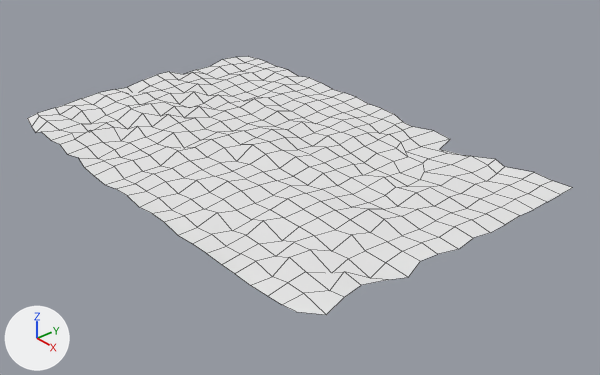
A saved change to the Blender file Frontend/GaMR/Assets/Models/lost_in_space/document.blend.
Rendered twice from a camera (50 mm lens) standing at (7.26, -5.81, 4.49) and looking at (0.42, 0.14, -0.36). The lights are fixed; the arrows at lower left show +X, +Y and +Z. Mesh edges are drawn as thin lines.
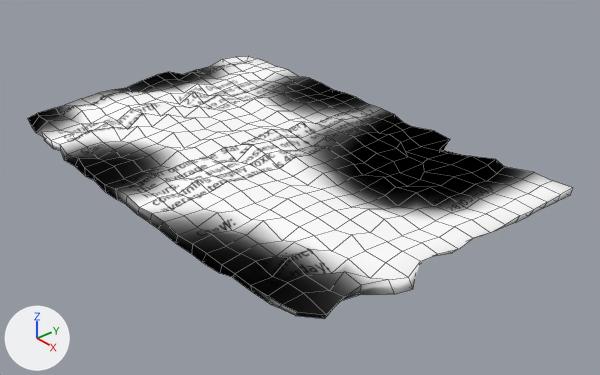
Commit message: Solidify document paper

Changed parts and their boxes [x1, y1, x2, y2] in the pictures (600 x 375 px):
'Plane', surface changed, reshaped: before [27, 56, 572, 315]; after [27, 56, 572, 319]
part 1 of me_plane, built on: before [273, 250, 344, 293]; after [37, 132, 572, 319]

What changed in the scene script:
```text
Add img_document_texture:
    img_document_texture = load_image('document_texture', 'document_texture.png', 400, 600, 'sRGB')
Change mat_paper:
    remove mat_paper.base_color = (0.8, 0.8, 0.8)  # white #e7e7e7
    add mat_paper.texture = img_document_texture
Change me_plane:
    used by ob_plane; location = (0.0, 0.0, 0.0); scale = (3.0, 2.0, 1.0)
    remove me_plane.from_pydata(...)  # 425 vertices, 384 faces; spans x -1.0..1.0, y -1.0..1.0, z 0.0..0.19
    add me_plane.from_pydata(...)  # 850 vertices, 848 faces; spans x -1.02..1.02, y -1.02..1.01, z -0.09..0.19
    me_plane part 1: 1 vertex moved from x 0.77, y -0.71, z 0.04 to x 0.77, y -0.71, z 0.0; 425 vertices added at x -1.02..1.02, y -1.02..1.01, z -0.09..0.09
```
